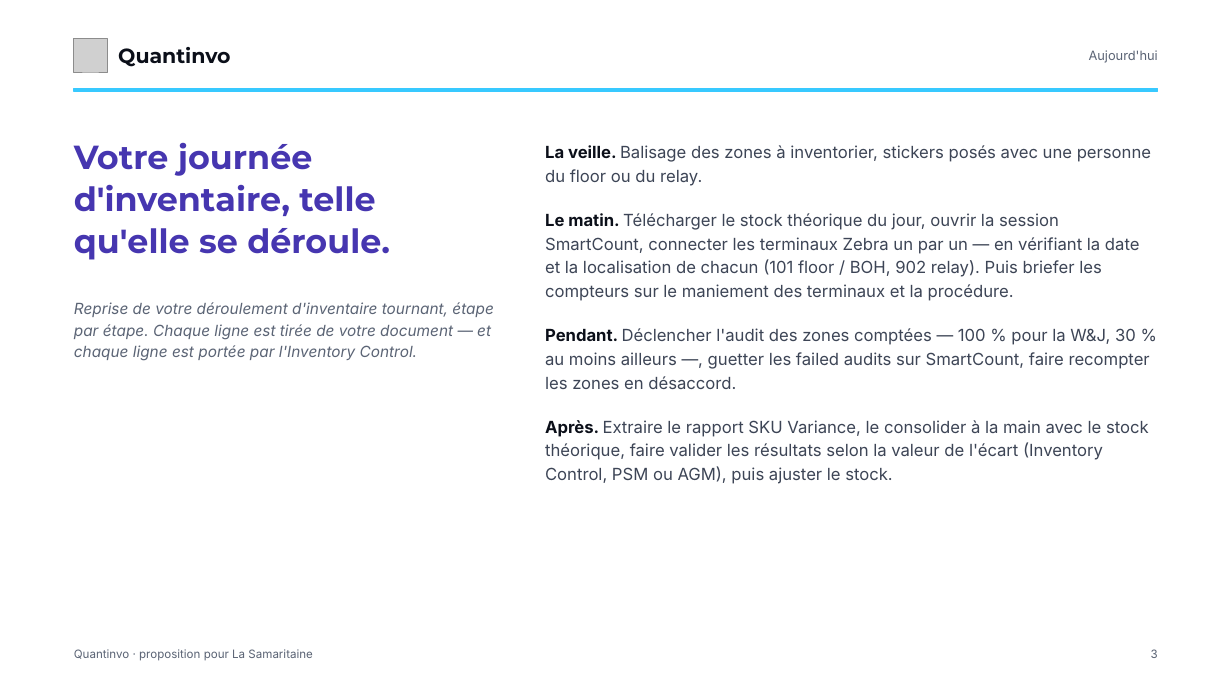
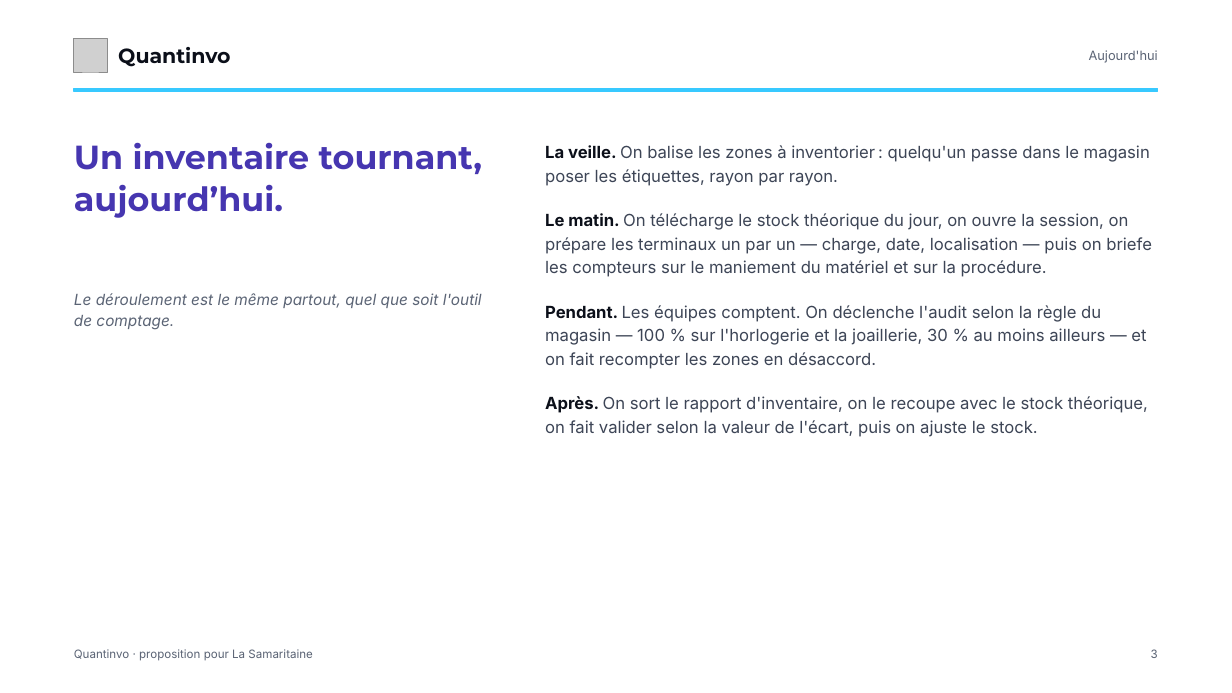
Before and after one commit to devkaylab/Inventaire, a slide deck: slide 3 of docs/entreprise/deck/Quantinvo-Samaritaine-marque.pptx. Drawn at 1232x693 pixels with LibreOffice and Linux fonts; fonts in the diff are those of the drawing; grey boxes stand for pictures. Boxes give left, top, right and bottom in pixels: in the first picture for what was removed or moved away, otherwise in the second. Text is boxed around its words. In the diff, an @@ line names an element or a change of style, - is before the commit and + after.

```diff
--- a/docs/entreprise/deck/Quantinvo-Samaritaine-marque.pptx
+++ b/docs/entreprise/deck/Quantinvo-Samaritaine-marque.pptx
@@ text at [74, 142, 482, 218]: text changed @@
-Votre journée d'inventaire, telle qu'elle se déroule.
+Un inventaire tournant, aujourd’hui.
@@ text at [545, 145, 1152, 437]: text changed @@
-La veille. Balisage des zones à inventorier, stickers posés avec une personne du floor ou du relay.
-Le matin. Télécharger le stock théorique du jour, ouvrir la session SmartCount, connecter les terminaux Zebra un par un — en vérifiant la date et la localisation de chacun (101 floor / BOH, 902 relay). Puis briefer les compteurs sur le maniement des terminaux et la procédure.
-Pendant. Déclencher l'audit des zones comptées — 100 % pour la W&J, 30 % au moins ailleurs —, guetter les failed audits sur SmartCount, faire recompter les zones en désaccord.
-Après. Extraire le rapport SKU Variance, le consolider à la main avec le stock théorique, faire valider les résultats selon la valeur de l'écart (Inventory Control, PSM ou AGM), puis ajuster le stock.
+La veille. On balise les zones à inventorier : quelqu'un passe dans le magasin poser les étiquettes, rayon par rayon.
+Le matin. On télécharge le stock théorique du jour, on ouvre la session, on prépare les terminaux un par un — charge, date, localisation — puis on briefe les compteurs sur le maniement du matériel et sur la procédure.
+Pendant. Les équipes comptent. On déclenche l'audit selon la règle du magasin — 100 % sur l'horlogerie et la joaillerie, 30 % au moins ailleurs — et on fait recompter les zones en désaccord.
+Après. On sort le rapport d'inventaire, on le recoupe avec le stock théorique, on fait valider selon la valeur de l'écart, puis on ajuste le stock.
@@ text at [74, 293, 482, 330]: text changed @@
-Reprise de votre déroulement d'inventaire tournant, étape par étape. Chaque ligne est tirée de votre document — et chaque ligne est portée par l'Inventory Control.
+Le déroulement est le même partout, quel que soit l'outil de comptage.
```
Also in this commit, not shown: 4 other slides changed, 1 slide added, 1 slide removed, 3 other files.
